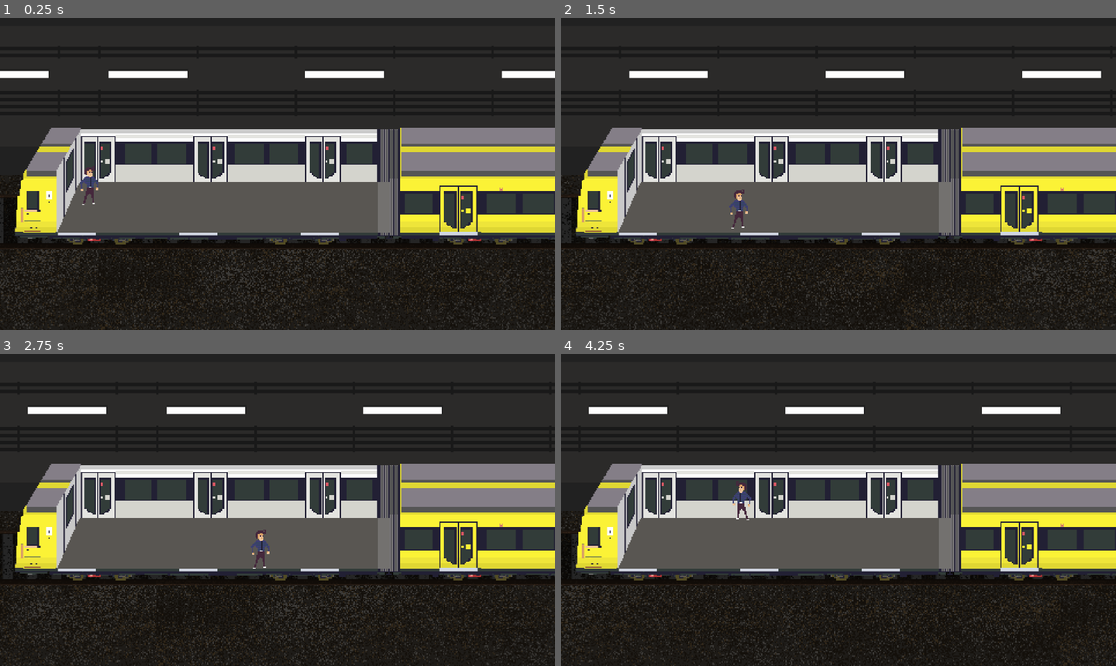
Above: before the commit, frames 1-4 (two rows, left to right).
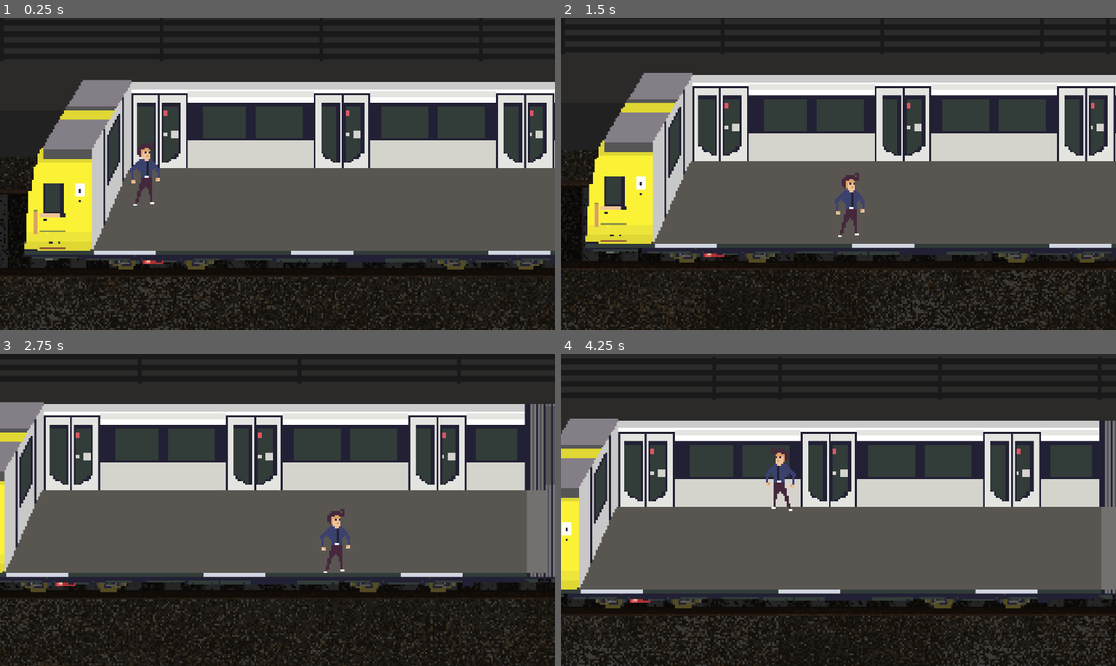
Above: after the commit, the same moments.

Repository: Squad-Mandalore/U8
Game: Godot game, scene res://StartScene.tscn
Same seed, same stepped clock (60 frames per second), same inputs: the game is played once before the commit and once after it.
Inputs:
- Up to frame 1 (0.25 s): no input
- Up to frame 2 (1.5 s): hold Right (ui_right) 0.53-1.28 s; hold Down (ui_down) from 1.28 s (still down)
- Up to frame 3 (2.75 s): release Down (ui_down) at 2.03 s; hold Right (ui_right) from 2.03 s (still down)
- Up to frame 4 (4.25 s): release Right (ui_right) at 2.78 s; hold Up (ui_up) 2.78-3.53 s; hold Left (ui_left) from 3.53 s (still down)

The runs differ from the first frame. In frame 1, 45% of the frame differs, in the area x 0-100%, y 16-100%; in frame 2, 44%; in frame 3, 44%; in frame 4, 47%.

Commit message:
chore: U8-20 settings change

Diff:
--- a/StartScene.tscn
+++ b/StartScene.tscn
@@ -31,6 +31,7 @@
 [node name="ParallaxLayer" type="ParallaxLayer" parent="ParallaxBackground"]
 motion_mirroring = Vector2(800, 0)
 script = ExtResource("1_akvd2")
+speed = -340
 
 [node name="Sprite2D" type="Sprite2D" parent="ParallaxBackground/ParallaxLayer"]
 position = Vector2(400, 135)
@@ -63,7 +64,7 @@
 position = Vector2(76, 145)
 
 [node name="Camera2D" type="Camera2D" parent="Player"]
-zoom = Vector2(4, 4)
+zoom = Vector2(6.5, 6.5)
 limit_left = 0
 limit_top = 0
 limit_right = 800
--- a/project.godot
+++ b/project.godot
@@ -22,6 +22,7 @@
 window/size/viewport_width=1920
 window/size/viewport_height=1080
 window/size/mode=2
+window/stretch/scale_mode="integer"
 window/vsync/vsync_mode=0
 
 [editor]
